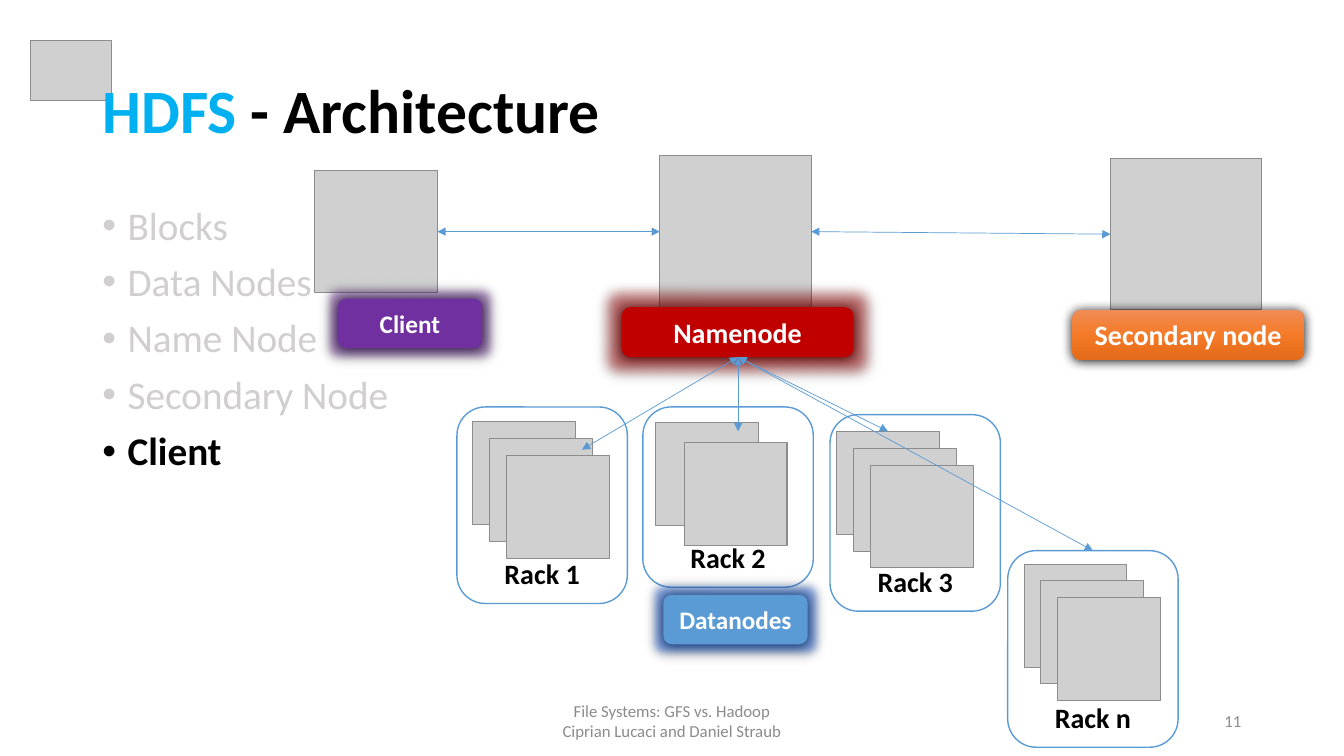
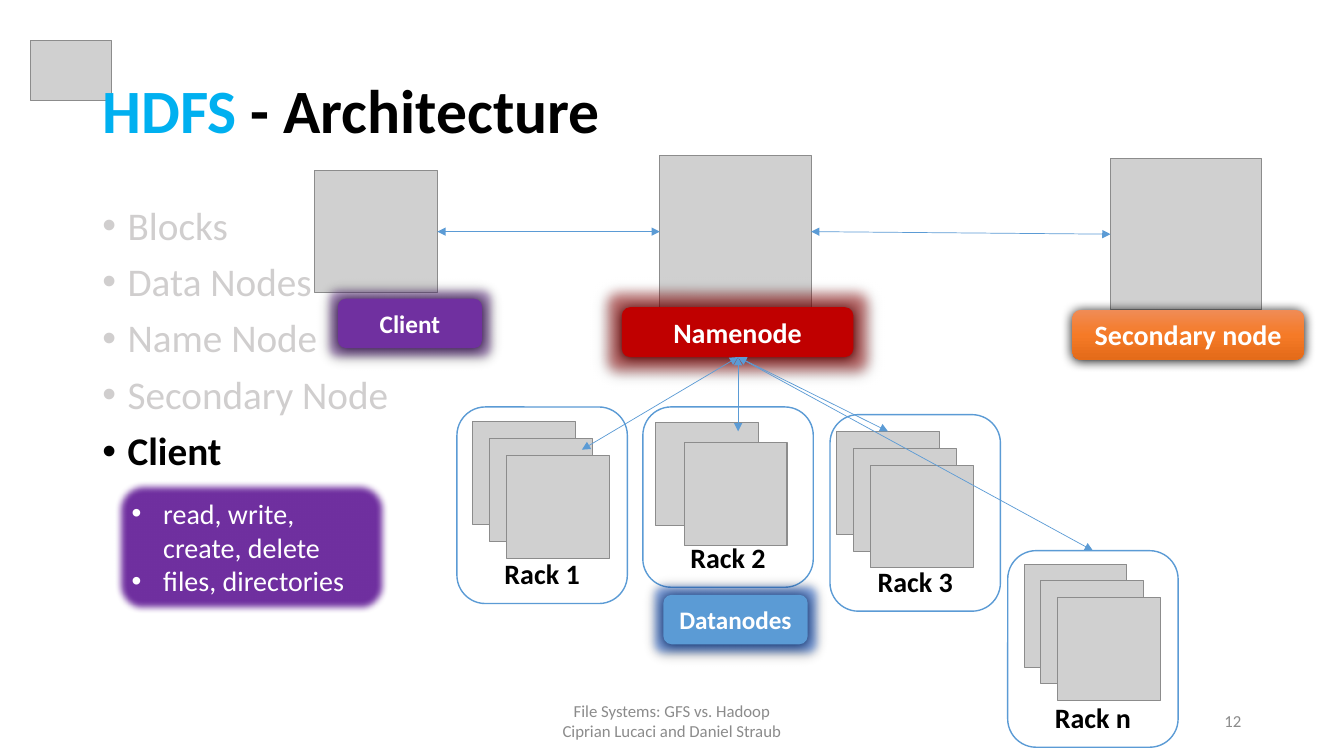
Before and after one commit to cipri7329/ss15-seminar, a slide deck: slide 12 of Presentation/DistributedFileSystems_Cipri.pptx (slide 11 before the commit). Drawn at 1344x756 pixels with LibreOffice and Linux fonts; fonts in the diff are those of the drawing; grey boxes stand for pictures; background and template pictures are left out. Boxes give left, top, right and bottom in pixels: in the first picture for what was removed or moved away, otherwise in the second. Text is boxed around its words. In the diff, an @@ line names an element or a change of style, - is before the commit and + after.

```diff
--- a/Presentation/DistributedFileSystems_Cipri.pptx
+++ b/Presentation/DistributedFileSystems_Cipri.pptx
@@ rounded rectangle added at box(115, 481, 387, 613), fill #7030A0, outline #43739E 1 pt, 20 pt, text #FFFFFF @@
+• read, write, create, delete
+• files, directories
@@ page number at box(1224, 716, 1241, 727): text changed @@
-11
+12
```
Also in this commit, not shown: 6 other slides changed, 2 slides added, 9 other files.
